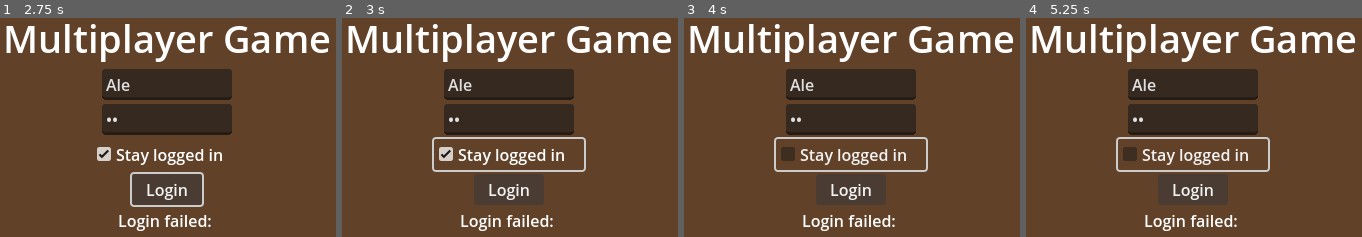
Above: before the commit, frames 1-4 (left to right).
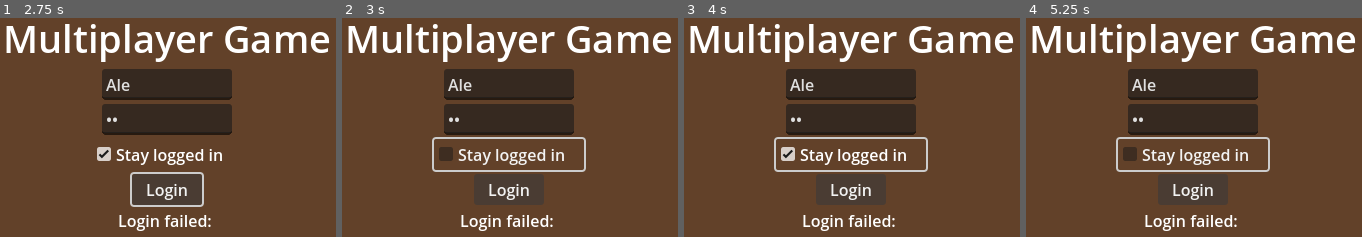
Above: after the commit, the same moments.

Repository: kadamczak/multiplayer-game
Game: Godot game, scene res://scenes/ui/login_scene.tscn
The game is run twice, just before and just after one commit, with the same random seed, the same clock (stepped at 60 frames per second) and the same inputs.
Inputs (mouse positions are in pixels of both pictures, inside the frame that each line leads up to):
- Up to frame 1 (2.75 s): click (168, 99) at 0.52 s; type "Alex" at 0.6 s; click (168, 134) at 0.75 s; type "12" at 0.83 s; click "Stay logged in" at 1.25 s; click "Login" at 2 s
- Up to frame 2 (3 s): tap Enter (ui_accept) at 2.75 s; hold Right (ui_right) from 2.78 s (still down); hold Z (ui_action, bound only before the commit) from 2.78 s (still down)
- Up to frame 3 (4 s): keep holding Right (ui_right); tap Enter (ui_accept) at 3.02, 3.05, 3.32, 3.5, 3.6, 3.77 s; release Z (ui_action, bound only before the commit) at 3.53 s; tap Z (ui_action, bound only before the commit) at 3.8 s
- Up to frame 4 (5.25 s): tap Enter (ui_accept) at 4.07, 4.25, 4.55, 5 s; release Right (ui_right) at 4.28 s; hold Left (ui_left) 4.28-5.03 s; hold Z (ui_action, bound only before the commit) 4.28-5.03 s; hold Right (ui_right) from 5.03 s (still down); tap Z (ui_action, bound only before the commit) at 5.1 s

Frame 1 is identical in both runs. In frame 2, 0.3% of the frame differs, in the area x 28-34%, y 58-66%; in frame 3, 0.3%; in frame 4, nothing differs.

Commit message:
Improve keyboard interaction with merchant UI

Diff:
--- a/project.godot
+++ b/project.godot
@@ -41,6 +41,14 @@
 
 [input]
 
+ui_accept={
+"deadzone": 0.5,
+"events": [Object(InputEventKey,"resource_local_to_scene":false,"resource_name":"","device":0,"window_id":0,"alt_pressed":false,"shift_pressed":false,"ctrl_pressed":false,"meta_pressed":false,"pressed":false,"keycode":4194309,"physical_keycode":0,"key_label":0,"unicode":0,"location":0,"echo":false,"script":null)
+, Object(InputEventKey,"resource_local_to_scene":false,"resource_name":"","device":0,"window_id":0,"alt_pressed":false,"shift_pressed":false,"ctrl_pressed":false,"meta_pressed":false,"pressed":false,"keycode":4194310,"physical_keycode":0,"key_label":0,"unicode":0,"location":0,"echo":false,"script":null)
+, Object(InputEventKey,"resource_local_to_scene":false,"resource_name":"","device":0,"window_id":0,"alt_pressed":false,"shift_pressed":false,"ctrl_pressed":false,"meta_pressed":false,"pressed":false,"keycode":32,"physical_keycode":0,"key_label":0,"unicode":32,"location":0,"echo":false,"script":null)
+, Object(InputEventKey,"resource_local_to_scene":false,"resource_name":"","device":0,"window_id":0,"alt_pressed":false,"shift_pressed":false,"ctrl_pressed":false,"meta_pressed":false,"pressed":false,"keycode":0,"physical_keycode":90,"key_label":0,"unicode":0,"location":0,"echo":false,"script":null)
+]
+}
 ui_cancel={
 "deadzone": 0.5,
 "events": [Object(InputEventKey,"resource_local_to_scene":false,"resource_name":"","device":0,"window_id":0,"alt_presse …(194 unchanged characters)…
@@ -50,11 +58,6 @@
 ui_run={
 "deadzone": 0.2,
 "events": [Object(InputEventKey,"resource_local_to_scene":false,"resource_name":"","device":0,"window_id":0,"alt_presse …(194 unchanged characters)…
-]
-}
-ui_action={
-"deadzone": 0.2,
-"events": [Object(InputEventKey,"resource_local_to_scene":false,"resource_name":"","device":0,"window_id":0,"alt_pressed":false,"shift_pressed":false,"ctrl_pressed":false,"meta_pressed":false,"pressed":false,"keycode":0,"physical_keycode":90,"key_label":0,"unicode":0,"location":0,"echo":false,"script":null)
 ]
 }
 ui_jump={
--- a/scenes/ui/merchant_ui.tscn
+++ b/scenes/ui/merchant_ui.tscn
@@ -14,10 +14,10 @@
 [node name="Panel" type="Panel" parent="."]
 anchors_preset = 10
 anchor_right = 1.0
-offset_left = 100.0
-offset_top = 100.0
-offset_right = -100.0
-offset_bottom = 378.0
+offset_left = 65.0
+offset_top = 65.0
+offset_right = -135.0
+offset_bottom = 343.0
 grow_horizontal = 2
 
 [node name="ColorRect" type="ColorRect" parent="Panel"]
@@ -27,7 +27,7 @@
 anchor_bottom = 1.0
 grow_horizontal = 2
 grow_vertical = 2
-color = Color(0, 0, 0, 1)
+color = Color(0, 0, 0, 0.5647059)
 
 [node name="HBoxContainer" type="HBoxContainer" parent="Panel"]
 layout_mode = 1
@@ -49,13 +49,33 @@
 expand_mode = 1
 stretch_mode = 5
 
-[node name="DialogueLabel" type="Label" parent="Panel/HBoxContainer"]
+[node name="RightSide" type="VBoxContainer" parent="Panel/HBoxContainer"]
 layout_mode = 2
 size_flags_horizontal = 3
-size_flags_vertical = 1
+theme_override_constants/separation = 15
+
+[node name="DialogueLabel" type="Label" parent="Panel/HBoxContainer/RightSide"]
+layout_mode = 2
+size_flags_horizontal = 3
+size_flags_vertical = 3
 theme_override_colors/font_color = Color(1, 1, 1, 1)
 theme_override_font_sizes/font_size = 32
 text = "..."
 label_settings = SubResource("LabelSettings_j7bd3")
 vertical_alignment = 1
 autowrap_mode = 2
+
+[node name="ButtonContainer" type="HBoxContainer" parent="Panel/HBoxContainer/RightSide"]
+layout_mode = 2
+theme_override_constants/separation = 20
+alignment = 2
+
+[node name="TalkButton" type="Button" parent="Panel/HBoxContainer/RightSide/ButtonContainer"]
+custom_minimum_size = Vector2(120, 50)
+layout_mode = 2
+text = "Talk"
+
+[node name="TradeButton" type="Button" parent="Panel/HBoxContainer/RightSide/ButtonContainer"]
+custom_minimum_size = Vector2(120, 50)
+layout_mode = 2
+text = "Trade"
--- a/scripts/prefabs/merchant.gd
+++ b/scripts/prefabs/merchant.gd
@@ -14,6 +14,9 @@
 func _ready() -> void:
 	area_2d.body_entered.connect(_on_body_entered)
 	area_2d.body_exited.connect(_on_body_exited)
+	merchant_ui.talk_clicked.connect(_on_talk_clicked)
+	merchant_ui.trade_clicked.connect(_on_trade_clicked)
+
 
 func _on_body_entered(body: Node2D) -> void:
 	if body is CharacterBody2D and body.has_method("get") and body.get("is_authority"):
@@ -31,6 +34,14 @@
 		if event.is_action_pressed("ui_cancel"):
 			merchant_ui.hide_dialogue()
 			get_viewport().set_input_as_handled()
-	elif local_player_in_area and event.is_action_pressed("ui_action"):
-		merchant_ui.show_dialogue(greeting_text)
+	elif local_player_in_area and event.is_action_pressed("ui_accept"):
+		merchant_ui.show_dialogue(greeting_text, "Talk")
 		get_viewport().set_input_as_handled()
+
+
+func _on_talk_clicked() -> void:
+	merchant_ui.show_dialogue(talk_text, "Talk")
+
+
+func _on_trade_clicked() -> void:
+	merchant_ui.show_dialogue(trade_text, "Trade")
--- a/scripts/ui/merchant_ui.gd
+++ b/scripts/ui/merchant_ui.gd
@@ -1,19 +1,40 @@
 extends CanvasLayer
 
+signal talk_clicked()
+signal trade_clicked()
+
 @onready var panel = $Panel
-@onready var dialogue_label = $Panel/HBoxContainer/DialogueLabel
+@onready var dialogue_label = $Panel/HBoxContainer/RightSide/DialogueLabel
+@onready var talk_button = $Panel/HBoxContainer/RightSide/ButtonContainer/TalkButton
+@onready var trade_button = $Panel/HBoxContainer/RightSide/ButtonContainer/TradeButton
 
 
 func _ready() -> void:
 	hide_dialogue()
+	talk_button.pressed.connect(_on_talk_pressed)
+	trade_button.pressed.connect(_on_trade_pressed)
+	talk_button.focus_mode = Control.FOCUS_ALL
 
 
-func show_dialogue(text: String) -> void:
+func show_dialogue(text: String, button_selected: String) -> void:
 	ClientNetworkGlobals.is_movement_blocking_ui_active = true
 	dialogue_label.text = text
 	panel.visible = true
+
+	if button_selected == "Talk":
+		talk_button.call_deferred("grab_focus")
+	elif button_selected == "Trade":
+		trade_button.call_deferred("grab_focus")
 
 
 func hide_dialogue() -> void:
 	panel.visible = false
 	ClientNetworkGlobals.is_movement_blocking_ui_active = false
+
+
+func _on_talk_pressed() -> void:
+	talk_clicked.emit()
+
+
+func _on_trade_pressed() -> void:
+	trade_clicked.emit()
